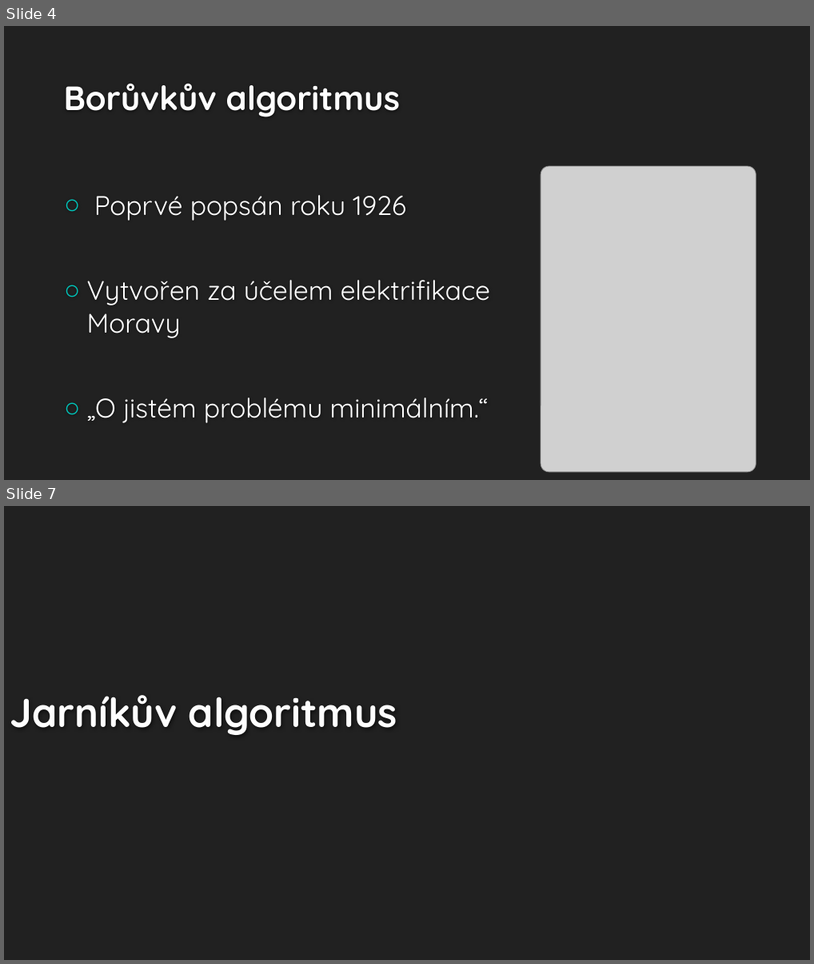
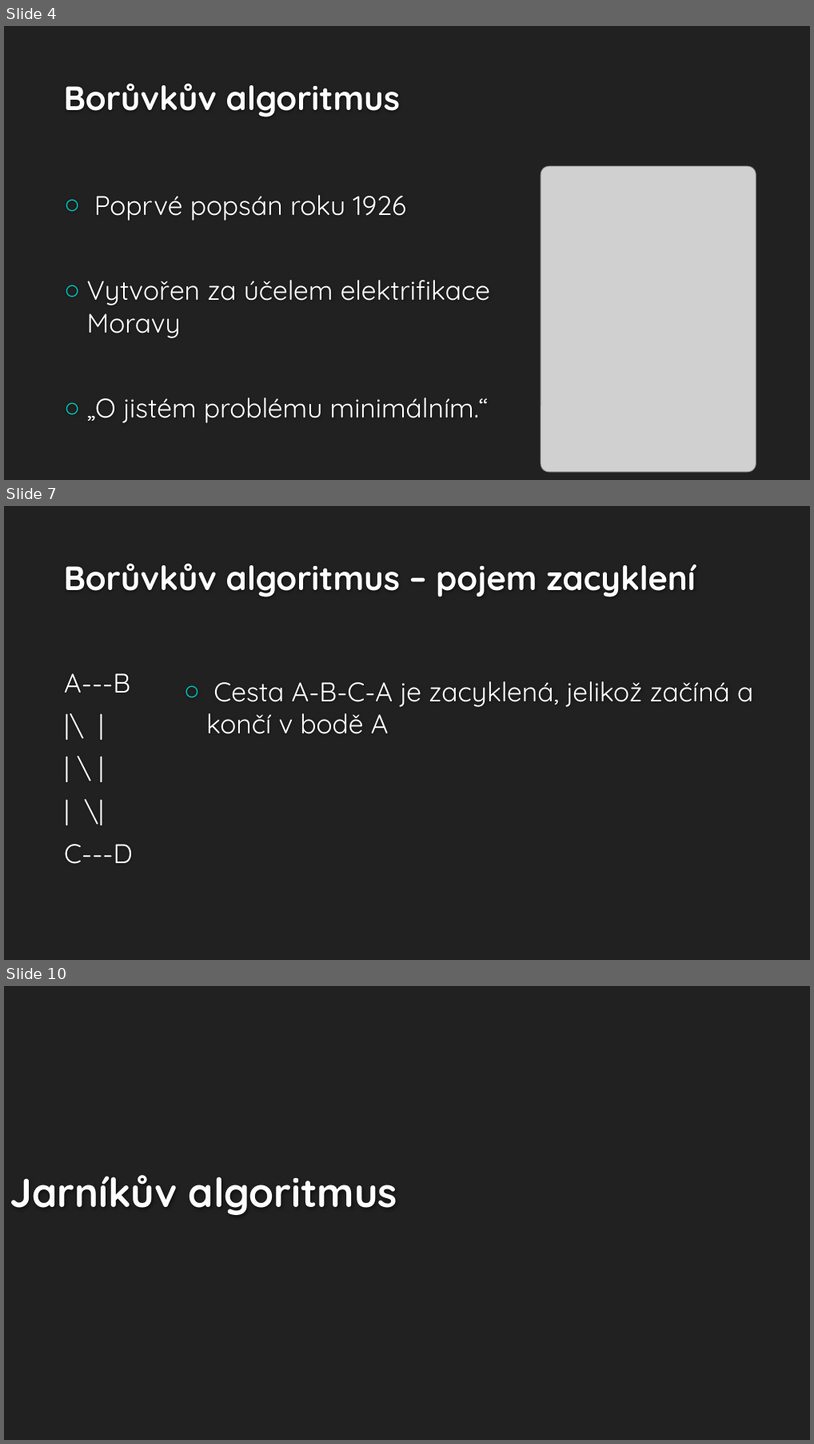
Before and after one commit to Aidam7/Jarnik-Boruvka-MST-Algorithms, a slide deck: output-presentation.pptx. Shown one above the other, each under a label of ours: slides 4 and 7 before the commit, slides 4, 7 and 10 after it; the slides between them are not shown. The pictures are 814x964 and 814x1444 pixels, drawn with LibreOffice and Linux fonts; fonts in the diff are those of the drawing; grey boxes stand for pictures; background and template pictures are left out. Boxes give left, top, right and bottom in pixels: in the first picture for what was removed or moved away, otherwise in the second. Text is boxed around its words. In the diff, an @@ line names an element or a change of style, - is before the commit and + after.

```diff
--- a/output-presentation.pptx
+++ b/output-presentation.pptx
@@ slide 7 added at (x1=4, y1=506, x2=810, y2=960), background #212121 @@
@@ title added at (x1=64, y1=564, x2=695, y2=597), 40 pt, text #FEFEFE, bold @@
+Borůvkův algoritmus – pojem zacyklení
@@ text added at (x1=64, y1=673, x2=132, y2=864), 32 pt, text #FFFFFF @@
+A---B
+|\ |
+| \ |
+| \|
+C---D
@@ text added at (x1=206, y1=681, x2=754, y2=734), 32 pt, text #FFFFFF @@
+○ Cesta A-B-C-A je zacyklená, jelikož začíná a končí v bodě A
@@ what was slide 7 is now slide 10 @@
```
Also in this commit, not shown: 2 slides changed, 2 other slides added.
